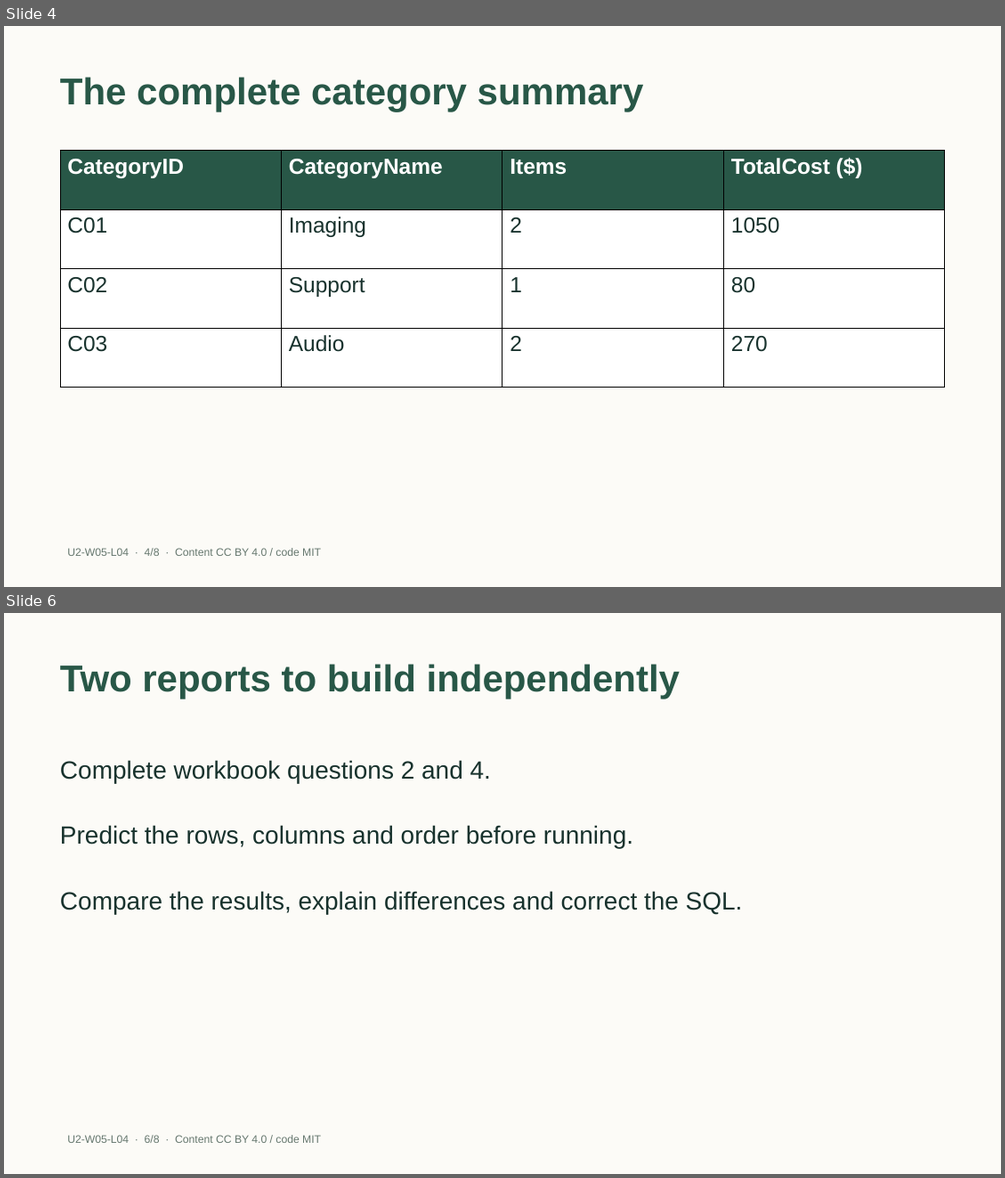
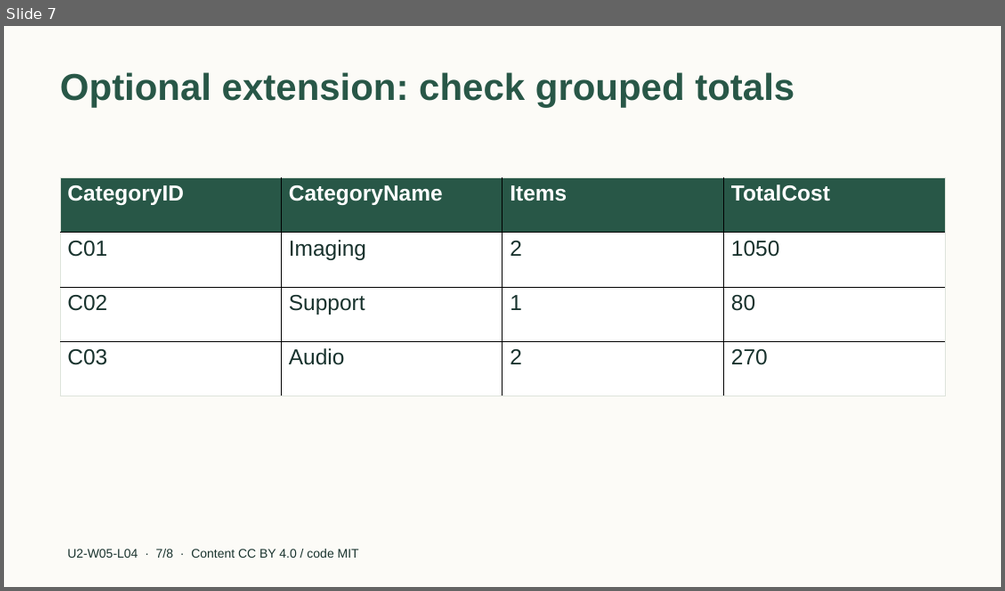
Before and after one commit to EdugenIO/cs-atar-textbook, a slide deck: dist/slides/u2-w05-l04.pptx. Shown one above the other, each under a label of ours: slides 4 and 6 before the commit, slide 7 after it; the slides between them are not shown. The pictures are 1005x1178 and 1005x591 pixels, drawn with LibreOffice and Linux fonts; fonts in the diff are those of the drawing. Boxes give left, top, right and bottom in pixels: in the first picture for what was removed or moved away, otherwise in the second. Text is boxed around its words. In the diff, an @@ line names an element or a change of style, - is before the commit and + after.

Commit message:
Separate Year 11 SQL core practice from optional extensions (S04)

```diff
--- a/dist/slides/u2-w05-l04.pptx
+++ b/dist/slides/u2-w05-l04.pptx
@@ slide 6 removed at (x1=4, y1=613, x2=1001, y2=1174), background #FCFBF7 @@
@@ title removed at (x1=60, y1=664, x2=680, y2=699) @@
-Two reports to build independently
@@ text removed at (x1=60, y1=760, x2=491, y2=783) @@
-Complete workbook questions 2 and 4.
@@ text removed at (x1=60, y1=825, x2=633, y2=848) @@
-Predict the rows, columns and order before running.
@@ text removed at (x1=60, y1=891, x2=743, y2=914) @@
-Compare the results, explain differences and correct the SQL.
@@ text removed at (x1=67, y1=1135, x2=321, y2=1143) @@
-U2-W05-L04 · 6/8 · Content CC BY 4.0 / code MIT
@@ what was slide 4 is now slide 7 @@
@@ slide 7 changed as well @@
@@ title removed at (x1=60, y1=77, x2=644, y2=112) @@
-The complete category summary
@@ title added at (x1=60, y1=72, x2=794, y2=108), 36 pt, text #285747, bold @@
+Optional extension: check grouped totals
@@ table at (x1=60, y1=178, x2=946, y2=396) @@
-row 1, column 4: TotalCost ($)
+row 1, column 4: TotalCost
@@ borders changed @@
@@ table resized from (x1=60, y1=151, x2=946, y2=388) to (x1=60, y1=178, x2=946, y2=396) @@
@@ text at (x1=67, y1=548, x2=359, y2=557): text changed; size 10.5 to 12 pt; text colour #66786F to #18322D @@
-U2-W05-L04 · 4/8 · Content CC BY 4.0 / code MIT
+U2-W05-L04 · 7/8 · Content CC BY 4.0 / code MIT
```
Also in this commit, not shown: 2 other slides changed, 5 slides added, 4 other slides removed, 37 other files.
